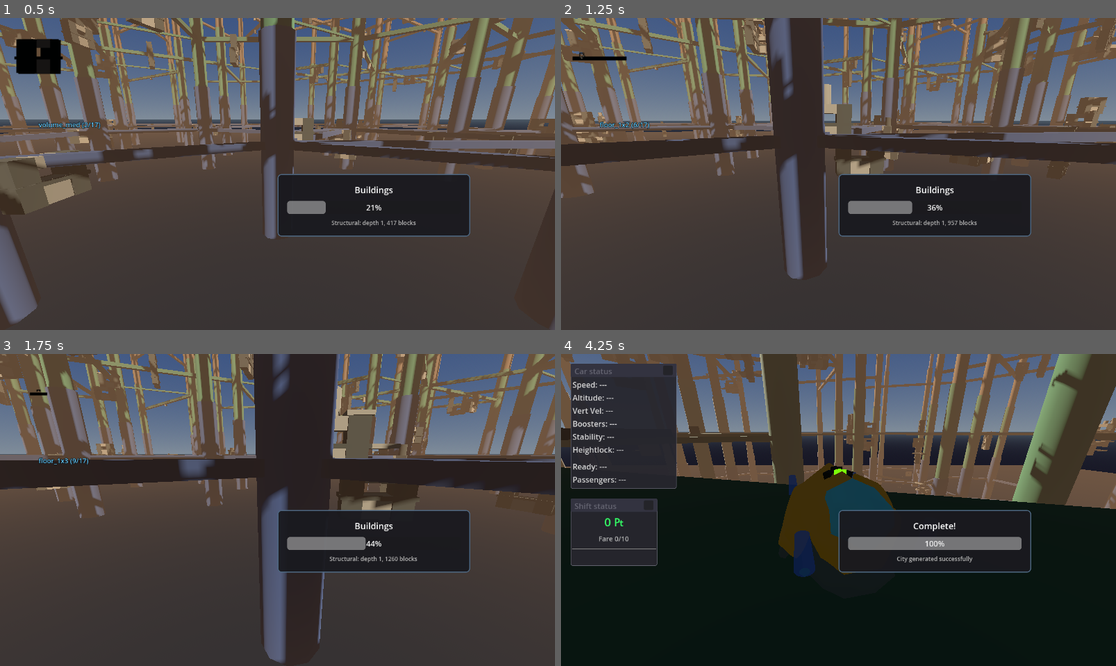
Above: before the commit, frames 1-4 (two rows, left to right).
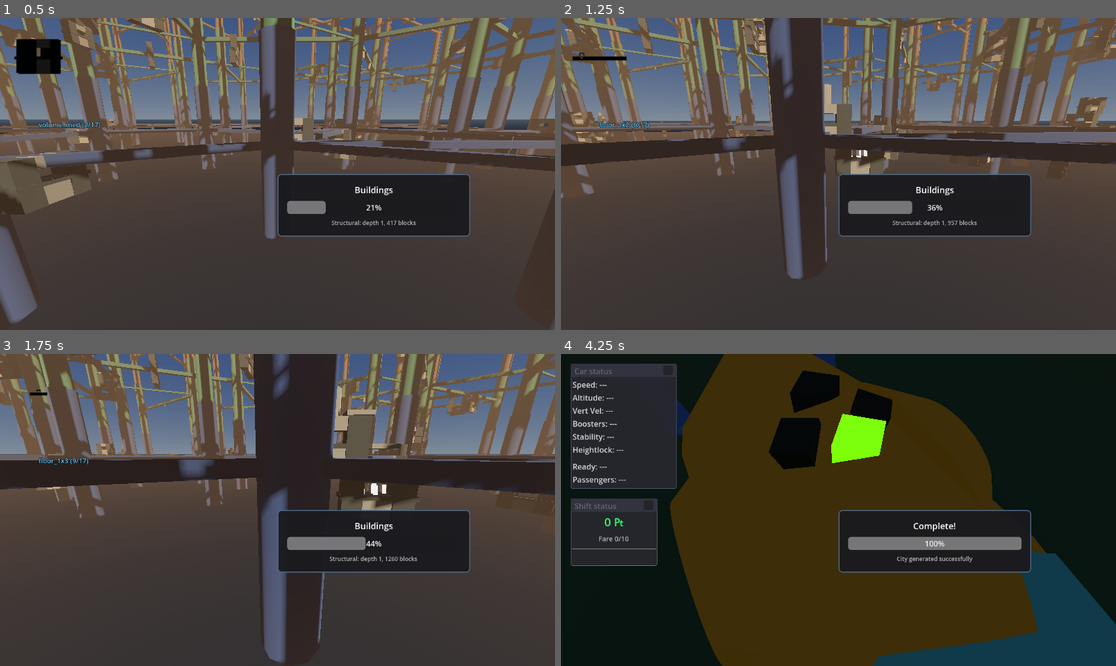
Above: after the commit, the same moments.

Repository: TaxiService/fcar
Game: Godot game, scene res://city/city_test.tscn
Same seed, same stepped clock (60 frames per second), same inputs: the game is played once before the commit and once after it.
Inputs (mouse positions are in pixels of both pictures, inside the frame that each line leads up to):
- Up to frame 1 (0.5 s): no input
- Up to frame 2 (1.25 s): tap Enter at 0.5 s; move the mouse to (866, 174) at 0.52 s; hold W (forward) from 0.53 s (still down); tap M at 0.6 s; click (866, 174) at 0.67 s; tap Space (jump) at 0.77 s; tap N at 0.8 s
- Up to frame 3 (1.75 s): keep holding W (forward); move the mouse to (249, 510) at 1.27 s; tap N at 1.35 s; tap Space (jump) at 1.52 s; tap B at 1.55 s
- Up to frame 4 (4.25 s): keep holding W (forward); move the mouse to (849, 503) at 2.02 s; tap B at 2.1, 3.8 s; tap M at 2.3 s; move the mouse to (832, 516) at 2.77 s; tap R (confirm) at 2.85 s; click (832, 516) at 2.92 s; tap Space (jump) at 3.02, 3.77 s; tap N at 3.05 s; move the mouse to (877, 513) at 3.52 s; tap C (crouch) at 3.6 s

Frame 1 is identical in both runs. In frame 2, less than 0.1% of the frame differs, in the area x 49-56%, y 33-45%; in frame 3, less than 0.1%; in frame 4, 66%, in the area x 0-100%, y 0-100%.

Commit message:
further debugging people spawning system

Diff:
--- a/FreeCam.gd
+++ b/FreeCam.gd
@@ -13,6 +13,8 @@
 
 func _ready():
 	Input.mouse_mode = Input.MOUSE_MODE_CAPTURED
+	# Set up LOD camera for people visibility system
+	Person.lod_camera = self
 
 
 func _input(event: InputEvent):
@@ -65,6 +67,9 @@
 
 	position += input_dir * speed * delta
 
+	# Update LOD reference position
+	Person.lod_player_y = global_position.y
+
 
 func _unhandled_input(event: InputEvent):
 	if event is InputEventMouseButton:
--- a/city/BuildingGenerator.gd
+++ b/city/BuildingGenerator.gd
@@ -811,8 +811,8 @@
 # === PASS 4: SPAWN ZONES ===
 
 func _run_spawn_zone_pass():
-	# Find all floor-type blocks and add SpawnZones to unused sockets
-	# This ensures people can spawn on building floors even if no spawner blocks attached
+	# Find all floor-type blocks and add SpawnZones to unused VERTICAL STRUCTURAL sockets
+	# Only creates zones on sockets pointing UP (direction.y > 0.7)
 
 	var floor_blocks: Array[BuildingBlock] = []
 
@@ -828,7 +828,6 @@
 			floor_blocks.append(block)
 
 	print("  Spawn Zone pass: placed block types: %s" % str(type_counts))
-	print("  Spawn Zone pass: looking for BlockType.FLOOR = %d" % BuildingBlock.BlockType.FLOOR)
 
 	_stats.floor_blocks_found = floor_blocks.size()
 	print("  Spawn Zone pass: %d floor blocks found" % floor_blocks.size())
@@ -838,6 +837,8 @@
 
 	var zones_created = 0
 	var sockets_checked = 0
+	var skipped_horizontal = 0
+	var skipped_non_structural = 0
 
 	for block in floor_blocks:
 		if not is_instance_valid(block):
@@ -851,6 +852,19 @@
 				continue
 
 			sockets_checked += 1
+
+			# Get world direction of socket
+			var world_dir = block.get_connection_world_direction(conn)
+
+			# Only vertical sockets (pointing UP) - direction.y > 0.7 means mostly upward
+			if world_dir.y < 0.7:
+				skipped_horizontal += 1
+				continue
+
+			# Only STRUCTURAL type sockets (not junction/cap only)
+			if not (conn.type_flags & TF.STRUCTURAL):
+				skipped_non_structural += 1
+				continue
 
 			# Probability check
 			if _rng.randf() > spawn_zone_probability:
@@ -883,7 +897,9 @@
 
 	_stats.floor_sockets_available = sockets_checked
 	_stats.spawn_zones_created = zones_created
-	print("  Spawn Zone pass complete: %d zones created from %d sockets" % [zones_created, sockets_checked])
+	print("  Spawn Zone pass: %d zones from %d sockets (skipped %d horizontal, %d non-structural)" % [
+		zones_created, sockets_checked, skipped_horizontal, skipped_non_structural
+	])
 
 
 ## Register all spawn zones with a PeopleManager (call if automatic registration failed)
--- a/city/CityGenerator.gd
+++ b/city/CityGenerator.gd
@@ -822,7 +822,26 @@
 	# Run async generation (yields periodically)
 	await building_generator.process_queue()
 
+	# Manually register spawn zones with PeopleManager (in case automatic registration failed)
+	await _register_spawn_zones()
+
 	city_generation_progress.emit("buildings", 1.0, "Buildings complete")
+
+
+func _register_spawn_zones():
+	# Find PeopleManager as sibling
+	var people_manager = get_parent().get_node_or_null("PeopleManager")
+	if not people_manager:
+		push_warning("CityGenerator: PeopleManager not found, spawn zones won't register")
+		return
+
+	# Let BuildingGenerator do the registration
+	var registered = building_generator.register_spawn_zones_with(people_manager)
+
+	# Also wait a frame and print status for debugging
+	await get_tree().process_frame
+	if people_manager.has_method("print_status"):
+		people_manager.print_status()
 
 
 func _on_building_progress(current: int, message: String):
@@ -904,6 +923,12 @@
 
 	building_generator.process_queue_sync()
 
+	# Manual registration for sync path
+	var people_manager = get_parent().get_node_or_null("PeopleManager")
+	if people_manager:
+		building_generator.register_spawn_zones_with(people_manager)
+
+
 # Public API for regeneration
 func regenerate():
 	generate_city()
--- a/systems/PeopleManager.gd
+++ b/systems/PeopleManager.gd
@@ -43,6 +43,14 @@
 @export var auto_spawn: bool = true
 @export var spawns_per_frame: int = 2  # Max spawns per frame (spreads cost)
 @export var spawn_queue_enabled: bool = true  # Use queued spawning
+
+# Proximity spawning - "cloud" of people follows player
+@export_subgroup("Proximity Cloud")
+@export var proximity_spawn_enabled: bool = true  # Enable proximity-based spawning
+@export var proximity_spawn_radius: float = 200.0  # Spawn people within this radius of player
+@export var proximity_spawn_interval: float = 0.5  # Check for nearby empty zones every N seconds
+@export var proximity_min_per_zone: int = 1  # Ensure at least this many people per nearby zone
+@export var proximity_spawns_per_frame: int = 5  # How many proximity spawns per frame (aggressive)
 
 # Quest/destination configuration
 @export_category("Destinations")
@@ -110,6 +118,7 @@
 var _has_player_position: bool = false
 var _camera: Camera3D = null
 var _despawn_timer: float = 0.0
+var _proximity_spawn_timer: float = 0.0
 
 func _ready():
 	_load_spritesheet()
@@ -215,12 +224,19 @@
 	if spawn_queue_enabled and not _spawn_queue.is_empty():
 		_process_spawn_queue()
 
-	# Auto spawn timer
+	# Auto spawn timer (legacy - fills random zones)
 	if auto_spawn and _pool_ready:
 		spawn_timer += delta
 		if spawn_timer >= spawn_interval:
 			spawn_timer = 0.0
 			_queue_spawns_on_surfaces()
+
+	# Proximity spawning - aggressive spawning near player ("cloud" effect)
+	if proximity_spawn_enabled and _pool_ready:
+		_proximity_spawn_timer += delta
+		if _proximity_spawn_timer >= proximity_spawn_interval:
+			_proximity_spawn_timer = 0.0
+			_spawn_in_nearby_zones()
 
 	# Smart process management (periodically enable/disable _process on distant people)
 	_process_check_timer += delta
@@ -318,6 +334,72 @@
 			"group_size": default_group_size,
 		})
 
+
+func _spawn_in_nearby_zones():
+	# "Cloud" spawning - aggressively fill zones near the player
+	# This creates the illusion of a populated world following the player
+
+	if not Person.lod_camera:
+		return
+
+	if all_people.size() >= max_total_people:
+		return
+
+	var camera_pos = Person.lod_camera.global_position
+	var radius_sq = proximity_spawn_radius * proximity_spawn_radius
+
+	# Find zones within range that need more people
+	var zones_needing_people: Array[SpawnZone] = []
+
+	for zone in registered_zones:
+		if not is_instance_valid(zone) or not zone.enabled:
+			continue
+
+		# Check distance
+		var dx = zone.global_position.x - camera_pos.x
+		var dz = zone.global_position.z - camera_pos.z
+		var dist_sq = dx * dx + dz * dz
+
+		if dist_sq > radius_sq:
+			continue
+
+		# Check if zone needs more people (at least proximity_min_per_zone)
+		var current_count = zone.get_people_count()
+		if current_count < proximity_min_per_zone and zone.can_spawn_more():
+			zones_needing_people.append(zone)
+
+	if zones_needing_people.is_empty():
+		return
+
+	# Sort by distance (closest first) for better experience
+	zones_needing_people.sort_custom(func(a, b):
+		var da = camera_pos.distance_squared_to(a.global_position)
+		var db = camera_pos.distance_squared_to(b.global_position)
+		return da < db
+	)
+
+	# Spawn in closest zones first
+	var spawned = 0
+	for zone in zones_needing_people:
+		if spawned >= proximity_spawns_per_frame:
+			break
+		if all_people.size() >= max_total_people:
+			break
+
+		# Fill zone to minimum
+		while zone.get_people_count() < proximity_min_per_zone and zone.can_spawn_more():
+			if spawned >= proximity_spawns_per_frame:
+				break
+			if all_people.size() >= max_total_people:
+				break
+
+			var person = _do_spawn_person_zone(zone)
+			if person:
+				spawned += 1
+			else:
+				break
+
+
 func _despawn_distant_people():
 	if not Person.lod_camera:
 		return
--- a/systems/SpawnZone.gd
+++ b/systems/SpawnZone.gd
@@ -90,16 +90,28 @@
 
 func _retry_registration():
 	_registration_attempts += 1
-	if _registration_attempts > 5:
-		push_warning("SpawnZone: Failed to find PeopleManager after 5 attempts")
+	if _registration_attempts > 10:
+		push_warning("SpawnZone at %s: Failed to find PeopleManager after 10 attempts" % global_position)
 		return
+
+	# Actually wait for next frame before retrying
+	await get_tree().process_frame
 	_register_with_manager()
 
 
 func _find_people_manager() -> Node:
-	if has_node("/root/PeopleManager"):
-		return get_node("/root/PeopleManager")
+	# Try common scene paths first
+	var common_paths = [
+		"/root/PeopleManager",
+		"/root/CityTest/PeopleManager",
+		"/root/city_test/PeopleManager",
+		"/root/Main/PeopleManager",
+	]
+	for path in common_paths:
+		if has_node(path):
+			return get_node(path)
 
+	# Walk up parent chain looking for PeopleManager as sibling
 	var node = get_parent()
 	while node:
 		if node.has_method("register_zone"):
@@ -109,7 +121,11 @@
 				return child
 		node = node.get_parent()
 
-	return _find_in_tree(get_tree().root)
+	# Last resort: full tree search
+	var found = _find_in_tree(get_tree().root)
+	if not found:
+		push_warning("SpawnZone: Could not find PeopleManager in tree. Scene root: %s" % get_tree().root.name)
+	return found
 
 
 func _find_in_tree(node: Node) -> Node:
--- a/ui/PerformanceDebug.gd
+++ b/ui/PerformanceDebug.gd
@@ -47,10 +47,24 @@
 
 
 func _input(event: InputEvent):
-	if event is InputEventKey and event.pressed and event.keycode == toggle_key:
-		_visible = !_visible
-		_panel.visible = _visible
-		get_viewport().set_input_as_handled()
+	if event is InputEventKey and event.pressed:
+		match event.keycode:
+			toggle_key:
+				_visible = !_visible
+				_panel.visible = _visible
+				get_viewport().set_input_as_handled()
+			KEY_M:
+				_debug_fill_nearby_zones()
+				get_viewport().set_input_as_handled()
+			KEY_N:
+				_debug_print_nearby_zones()
+				get_viewport().set_input_as_handled()
+			KEY_B:
+				_debug_spawn_at_camera()
+				get_viewport().set_input_as_handled()
+			KEY_V:
+				_debug_inspect_people()
+				get_viewport().set_input_as_handled()
 
 
 func _process(delta: float):
@@ -194,3 +208,148 @@
 
 func is_overlay_visible() -> bool:
 	return _visible
+
+
+# === Debug Spawn Controls ===
+# M = Fill nearby zones with people
+# N = Print info about nearby zones
+# B = Spawn people directly at camera position
+
+func _get_people_manager() -> Node:
+	# Try common paths
+	for path in ["/root/CityTest/PeopleManager", "/root/Main/PeopleManager"]:
+		if has_node(path):
+			return get_node(path)
+	# Search from root
+	return _find_node_with_method(get_tree().root, "register_zone")
+
+
+func _find_node_with_method(node: Node, method: String) -> Node:
+	if node.has_method(method):
+		return node
+	for child in node.get_children():
+		var found = _find_node_with_method(child, method)
+		if found:
+			return found
+	return null
+
+
+func _get_camera_position() -> Vector3:
+	var camera = get_viewport().get_camera_3d()
+	if camera:
+		return camera.global_position
+	return Vector3.ZERO
+
+
+func _debug_fill_nearby_zones():
+	var pm = _get_people_manager()
+	if not pm:
+		print("[DEBUG] PeopleManager not found!")
+		return
+
+	var cam_pos = _get_camera_position()
+	print("[DEBUG] M pressed - Filling zones near %s" % cam_pos)
+
+	if pm.has_method("debug_fill_nearby_zones"):
+		var spawned = pm.debug_fill_nearby_zones(cam_pos, 500.0, 200)
+		print("[DEBUG] Spawned %d people in nearby zones" % spawned)
+	else:
+		print("[DEBUG] PeopleManager missing debug_fill_nearby_zones method")
+
+	if pm.has_method("print_status"):
+		pm.print_status()
+
+
+func _debug_print_nearby_zones():
+	var pm = _get_people_manager()
+	if not pm:
+		print("[DEBUG] PeopleManager not found!")
+		return
+
+	var cam_pos = _get_camera_position()
+	print("[DEBUG] N pressed - Checking zones near %s" % cam_pos)
+
+	if pm.has_method("debug_get_nearby_zones"):
+		var zones = pm.debug_get_nearby_zones(cam_pos, 300.0)
+		print("[DEBUG] Found %d zones within 300m:" % zones.size())
+		for i in range(mini(10, zones.size())):
+			var zone = zones[i]
+			var dist = cam_pos.distance_to(zone.global_position)
+			print("  Zone %d: pos=%s, dist=%.0fm, people=%d/%d, enabled=%s" % [
+				i, zone.global_position, dist, zone.get_people_count(), zone.max_people, zone.enabled
+			])
+		if zones.size() > 10:
+			print("  ... and %d more zones" % (zones.size() - 10))
+	else:
+		print("[DEBUG] PeopleManager missing debug_get_nearby_zones method")
+
+
+func _debug_spawn_at_camera():
+	var pm = _get_people_manager()
+	if not pm:
+		print("[DEBUG] PeopleManager not found!")
+		return
+
+	var cam_pos = _get_camera_position()
+	# Spawn slightly below camera, in a grid
+	var spawn_pos = cam_pos + Vector3(0, -5, -10)
+	print("[DEBUG] B pressed - Spawning people at %s" % spawn_pos)
+
+	if pm.has_method("spawn_person_at"):
+		for i in range(5):
+			var offset = Vector3(randf_range(-5, 5), 0, randf_range(-5, 5))
+			var person = pm.spawn_person_at(spawn_pos + offset)
+			if person:
+				print("  Spawned person at %s, visible=%s" % [person.global_position, person.visible])
+			else:
+				print("  Failed to spawn person!")
+	else:
+		print("[DEBUG] PeopleManager missing spawn_person_at method")
+
+
+func _debug_inspect_people():
+	var pm = _get_people_manager()
+	if not pm:
+		print("[DEBUG] PeopleManager not found!")
+		return
+
+	var cam_pos = _get_camera_position()
+	print("[DEBUG] V pressed - Inspecting active people")
+
+	var all_people = pm.get("all_people")
+	if all_people == null:
+		print("[DEBUG] Cannot access all_people array")
+		return
+
+	print("[DEBUG] Total active: %d" % all_people.size())
+
+	# Find closest people to camera
+	var people_with_dist: Array = []
+	for person in all_people:
+		if is_instance_valid(person):
+			var dist = cam_pos.distance_to(person.global_position)
+			people_with_dist.append({"person": person, "dist": dist})
+
+	people_with_dist.sort_custom(func(a, b): return a.dist < b.dist)
+
+	print("[DEBUG] 10 closest people:")
+	for i in range(mini(10, people_with_dist.size())):
+		var p = people_with_dist[i].person
+		var dist = people_with_dist[i].dist
+		print("  #%d: pos=%s, dist=%.0fm, visible=%s, state=%s" % [
+			i, p.global_position, dist, p.visible,
+			p.get("current_state") if p.get("current_state") != null else "?"
+		])
+
+	# Stats about positions
+	if not people_with_dist.is_empty():
+		var min_y = INF
+		var max_y = -INF
+		var avg_dist = 0.0
+		for pd in people_with_dist:
+			var pos = pd.person.global_position
+			min_y = min(min_y, pos.y)
+			max_y = max(max_y, pos.y)
+			avg_dist += pd.dist
+		avg_dist /= people_with_dist.size()
+		print("[DEBUG] Y range: %.0f to %.0f, avg distance: %.0fm" % [min_y, max_y, avg_dist])
